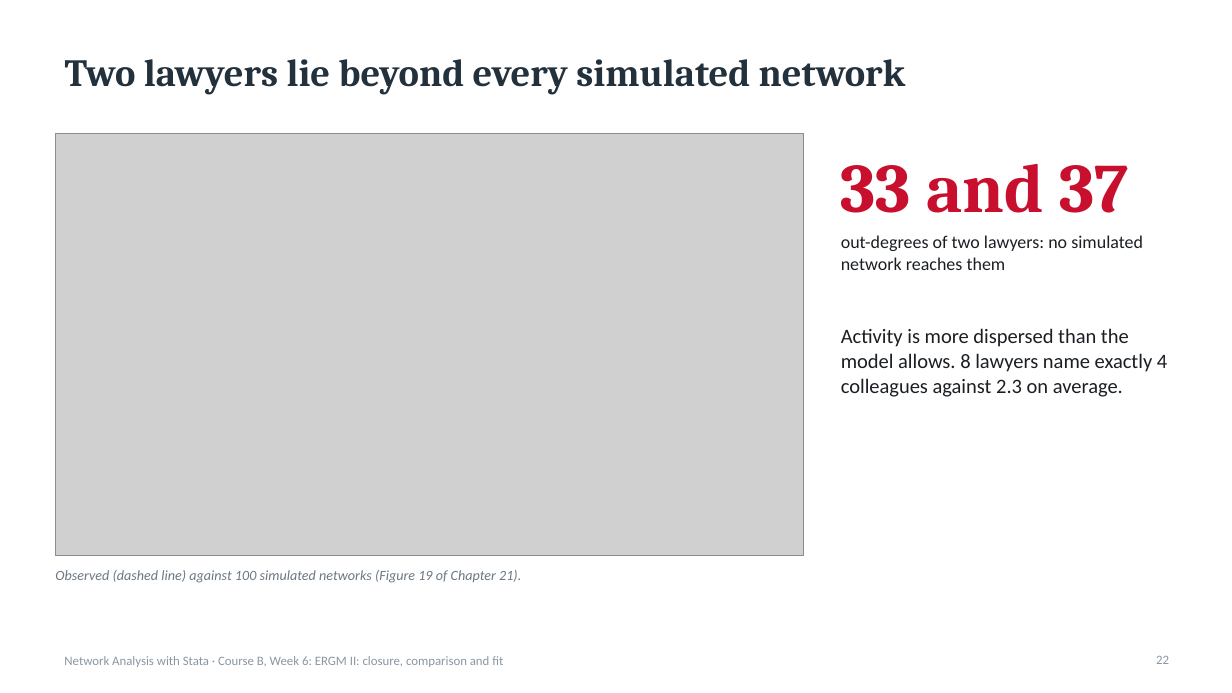
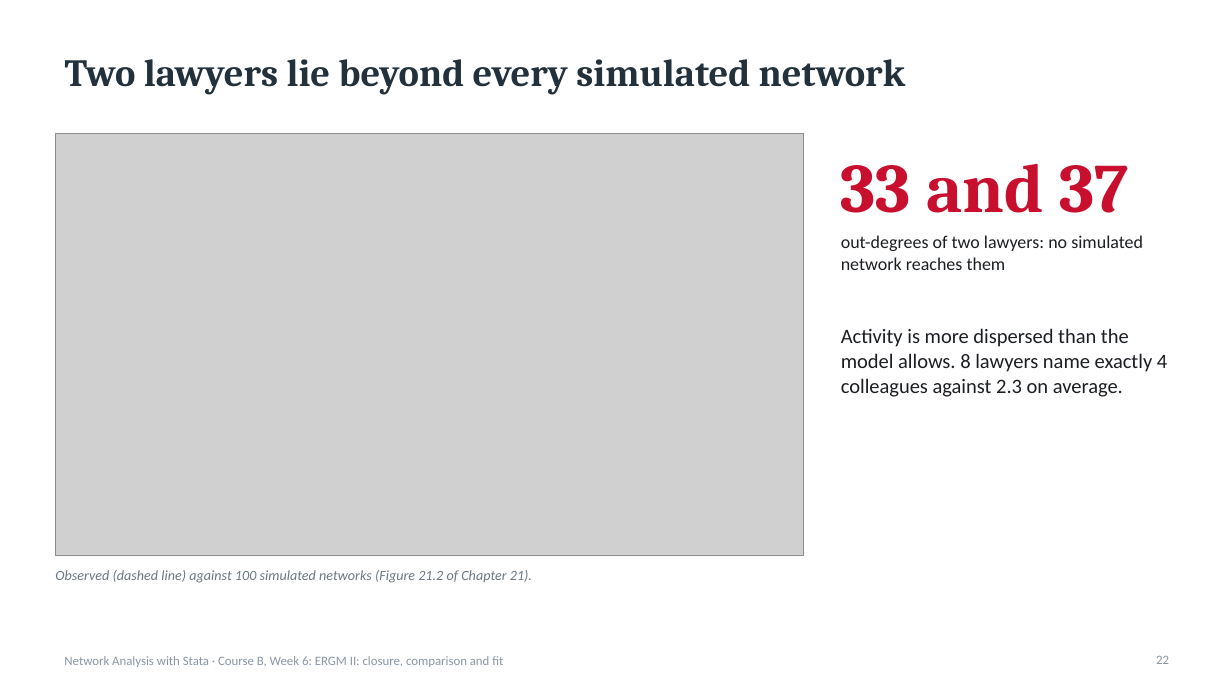
Before and after one commit to thomas-u-grund/nwcommands, a slide deck: slide 22 of website/book/teaching/slides/courseB_week06_ergm2_closure_fit.pptx. Drawn at 1232x693 pixels with LibreOffice and Linux fonts; fonts in the diff are those of the drawing; grey boxes stand for pictures. Boxes give left, top, right and bottom in pixels: in the first picture for what was removed or moved away, otherwise in the second. Text is boxed around its words. In the diff, an @@ line names an element or a change of style, - is before the commit and + after.

```diff
--- a/website/book/teaching/slides/courseB_week06_ergm2_closure_fit.pptx
+++ b/website/book/teaching/slides/courseB_week06_ergm2_closure_fit.pptx
@@ text at (55, 570, 532, 583): text changed @@
-Observed (dashed line) against 100 simulated networks (Figure 19 of Chapter 21).
+Observed (dashed line) against 100 simulated networks (Figure 21.2 of Chapter 21).
```
Also in this commit, not shown: 2 other slides changed, 53 other files.
